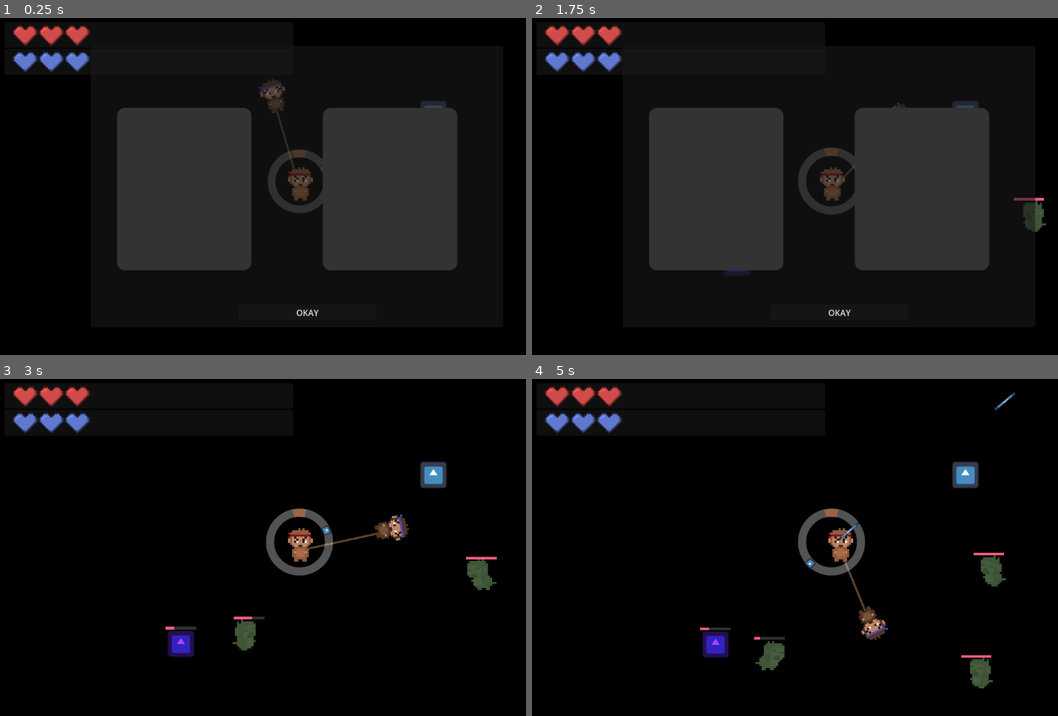
Above: before the commit, frames 1-4 (two rows, left to right).
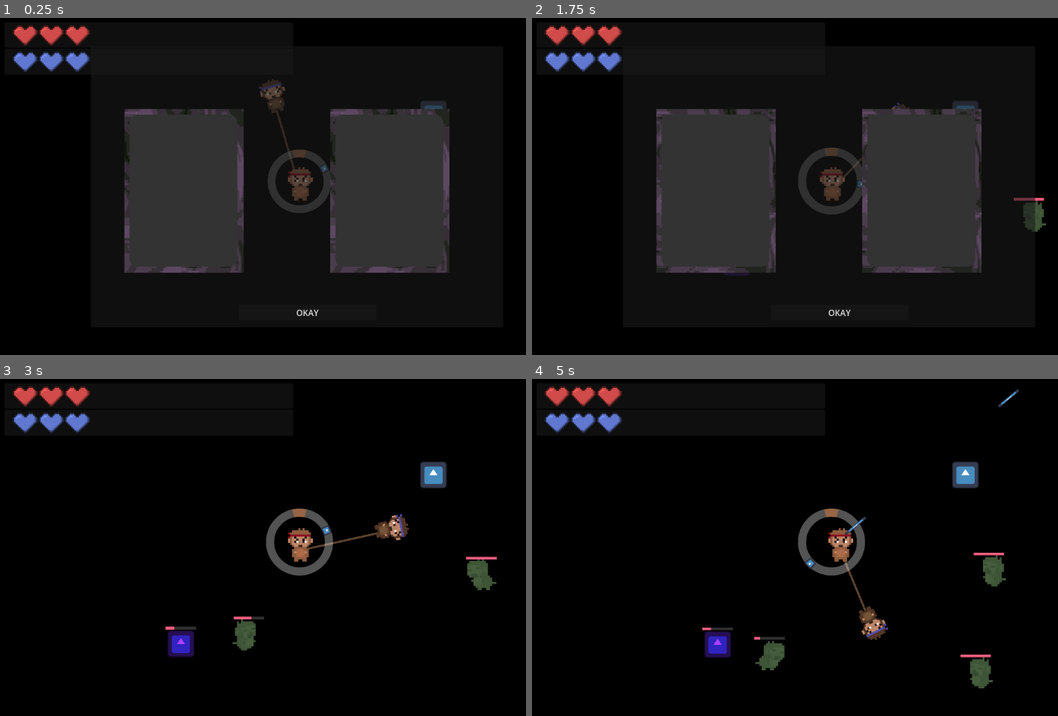
Above: after the commit, the same moments.

Repository: arrowira/cookiejam4
Game: Godot game, scene res://scenes/main.tscn
Same seed, same stepped clock (60 frames per second), same inputs: the game is played once before the commit and once after it. The engine's default icon, where the game draws it, is replaced by a stand-in: a white triangle on a blue panel in a dark square.
Inputs (mouse positions are in pixels of both pictures, inside the frame that each line leads up to):
- Up to frame 1 (0.25 s): no input
- Up to frame 2 (1.75 s): click "OKAY" at 0.5 s; move the mouse to (963, 169) at 1.27 s; tap C (c) at 1.35 s; tap E (e) at 1.55 s
- Up to frame 3 (3 s): click "OKAY" at 2 s; move the mouse to (178, 564) at 2.77 s; tap E (e) at 2.85 s
- Up to frame 4 (5 s): tap K (k) at 3.05, 3.6 s; move the mouse to (889, 473) at 3.52 s; click (889, 473) at 3.8 s; move the mouse to (800, 614) at 4.27 s; click (800, 614) at 4.35 s; tap C (c) at 4.55 s

The runs differ from the first frame. In frame 1, 3.7% of the frame differs, in the area x 22-87%, y 26-76%; in frame 2, 3.3%; in frame 3, less than 0.1%; in frame 4, 0.4%.

Commit message:
basic card visuals and effects

Diff:
--- a/cookie-jam-4/fractalnoise.gdshader
+++ b/cookie-jam-4/fractalnoise.gdshader
@@ -70,7 +70,7 @@
 }
 
 float pattern(vec2 uv){
-	return perlinNoise(uv + perlinNoise(uv+perlinNoise(uv-iTime+1.0)-0.0) + iTime*moveSpeed)/(1.0);
+	return perlinNoise(uv + perlinNoise(uv+perlinNoise(uv-iTime)) + iTime*moveSpeed)/(1.0);
 }
 
 void fragment()
@@ -86,13 +86,4 @@
 
 
 	COLOR = shade(pattern(scale*uv + iTime*moveSpeed));
-	if (pow(UV.x-0.5,2) + pow(UV.y-0.5,2) > 0.25){
-		COLOR.a = 0.0;
-	}
-
 }
-
-//void light() {
-//	// Called for every pixel for every light affecting the material.
-//	// Uncomment to replace the default light processing function with this one.
-//}
--- a/cookie-jam-4/project.godot
+++ b/cookie-jam-4/project.godot
@@ -18,6 +18,7 @@
 [display]
 
 window/stretch/mode="viewport"
+window/stretch/aspect="expand"
 
 [input]
 
@@ -46,6 +47,11 @@
 "events": [Object(InputEventKey,"resource_local_to_scene":false,"resource_name":"","device":-1,"window_id":0,"alt_press …(192 unchanged characters)…
 ]
 }
+click={
+"deadzone": 0.2,
+"events": [Object(InputEventMouseButton,"resource_local_to_scene":false,"resource_name":"","device":-1,"window_id":0,"alt_pressed":false,"shift_pressed":false,"ctrl_pressed":false,"meta_pressed":false,"button_mask":1,"position":Vector2(218, 9),"global_position":Vector2(227, 57),"factor":1.0,"button_index":1,"canceled":false,"pressed":true,"double_click":false,"script":null)
+]
+}
 
 [rendering]
 
--- a/cookie-jam-4/scenes/upgrade_card.tscn
+++ b/cookie-jam-4/scenes/upgrade_card.tscn
@@ -1,6 +1,19 @@
-[gd_scene load_steps=3 format=3 uid="uid://b008by43qhutm"]
+[gd_scene load_steps=5 format=3 uid="uid://b008by43qhutm"]
 
 [ext_resource type="Script" uid="uid://dbk0bdwjbs7ev" path="res://scripts/upgrade_card.gd" id="1_62kwj"]
+[ext_resource type="Shader" uid="uid://lasivi66q35s" path="res://fractalnoise.gdshader" id="2_ew4bf"]
+
+[sub_resource type="ShaderMaterial" id="ShaderMaterial_fk0rn"]
+shader = ExtResource("2_ew4bf")
+shader_parameter/innerColor = Color(0.28586766, 0.23622257, 0.29414013, 1)
+shader_parameter/outerColor = Color(0.4361134, 0.3299619, 0.46173686, 1)
+shader_parameter/scale = 3.0
+shader_parameter/timeMod = 3.0
+shader_parameter/pixelation = 10.0
+shader_parameter/bold = 5.0
+shader_parameter/sharp = 2.0
+shader_parameter/moveSpeed = 1.0
+shader_parameter/focusPoint = Vector2(0.5, 0.5)
 
 [sub_resource type="StyleBoxFlat" id="StyleBoxFlat_80nyk"]
 bg_color = Color(0.20152655, 0.20152661, 0.20152646, 1)
@@ -14,13 +27,23 @@
 anchors_preset = 0
 script = ExtResource("1_62kwj")
 
-[node name="Panel" type="Panel" parent="."]
+[node name="Panel2" type="ColorRect" parent="."]
+material = SubResource("ShaderMaterial_fk0rn")
 layout_mode = 0
-offset_left = -129.0
-offset_top = -158.0
-offset_right = 129.0
-offset_bottom = 154.0
+offset_left = -115.0
+offset_top = -156.0
+offset_right = 114.0
+offset_bottom = 159.0
+
+[node name="Panel" type="Panel" parent="Panel2"]
+layout_mode = 0
+offset_left = 10.0
+offset_top = 11.0
+offset_right = 217.0
+offset_bottom = 303.0
 theme_override_styles/panel = SubResource("StyleBoxFlat_80nyk")
 
-[connection signal="mouse_entered" from="Panel" to="." method="_on_panel_mouse_entered"]
-[connection signal="mouse_exited" from="Panel" to="." method="_on_panel_mouse_exited"]
+[connection signal="mouse_entered" from="Panel2" to="." method="_on_panel_mouse_entered"]
+[connection signal="mouse_exited" from="Panel2" to="." method="_on_panel_mouse_exited"]
+[connection signal="mouse_entered" from="Panel2/Panel" to="." method="_on_panel_mouse_entered"]
+[connection signal="mouse_exited" from="Panel2/Panel" to="." method="_on_panel_mouse_exited"]
--- a/cookie-jam-4/scripts/player.gd
+++ b/cookie-jam-4/scripts/player.gd
@@ -53,10 +53,17 @@
 
 func upgrade():
 	frozen = true
-	Engine.time_scale = 0
+	Engine.time_scale = 0.1
 	$hud/upgradeMenu.visible = true
 
+func upgradePart2(id):
 
+	if id == 1:
+		#up red health
+		$hud/redHearts.addHeart("red")
+	if id == 2:
+		#up blue health
+		$hud/blueHearts.addHeart("blue")
 
 func _physics_process(delta: float) -> void:
 	if !frozen:
--- a/cookie-jam-4/scripts/upgrade_card.gd
+++ b/cookie-jam-4/scripts/upgrade_card.gd
@@ -1,12 +1,27 @@
 extends Control
 
 
+var mouseIn = false
+
+var id = 0
+
 func initialize():
-	pass
+	id = randi_range(1,5)
+
+func _process(delta: float) -> void:
+	var t = get_global_mouse_position()
+	$Panel2.get_material().set_shader_parameter("focusPoint", t)
+
+	if mouseIn and Input.is_action_just_pressed("click"):
+		#select this card
+		get_parent().get_parent().get_parent().get_parent().upgradePart2()
+
 
 func _on_panel_mouse_entered() -> void:
-	position.y -= 30
+	position.y -= 10
+	mouseIn = true
 
 
 func _on_panel_mouse_exited() -> void:
-	position.y += 30
+	position.y += 10
+	mouseIn = false
